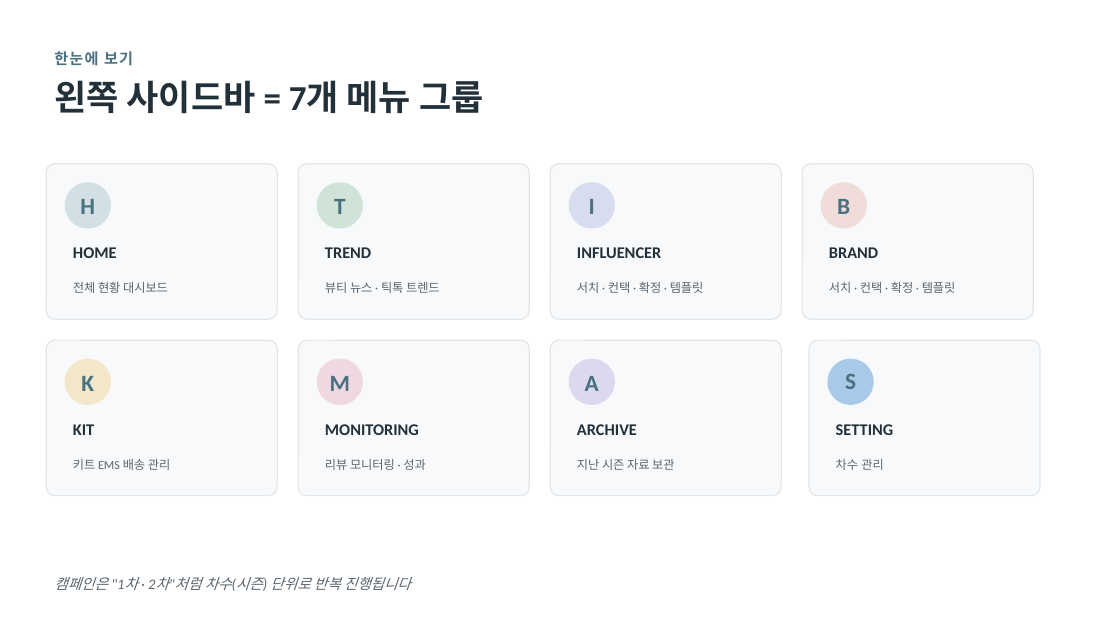
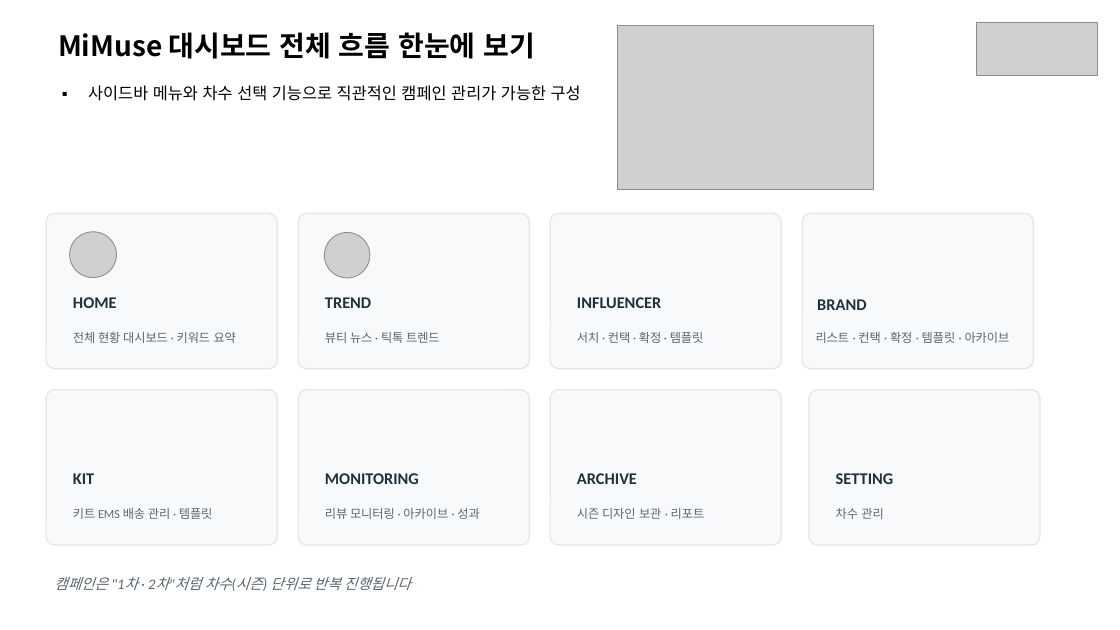
Before and after one commit to kaydeeloka/collab-net, a slide deck: slide 3 of docs/MiMuse_사용자매뉴얼.pptx. Drawn at 1120x630 pixels with LibreOffice and Linux fonts; fonts in the diff are those of the drawing; grey boxes stand for pictures. Boxes give left, top, right and bottom in pixels: in the first picture for what was removed or moved away, otherwise in the second. Text is boxed around its words. In the diff, an @@ line names an element or a change of style, - is before the commit and + after.

Commit message:
feat: add scroll for phase fix bug for setting

```diff
--- a/docs/MiMuse_사용자매뉴얼.pptx
+++ b/docs/MiMuse_사용자매뉴얼.pptx
@@ text "MiMuse 대시보드 전체 흐름 한눈에 ..." at box(58, 32, 535, 59): vertical alignment middle to top @@
@@ picture added at box(618, 25, 874, 190) @@
@@ picture added at box(976, 22, 1097, 75) @@
@@ text at box(58, 32, 535, 59): text changed; size 13 to 24 pt; font Calibri to Noto Sans CJK KR; text colour #4A7180 to #000000 @@
-한눈에 보기
+MiMuse 대시보드 전체 흐름 한눈에 보기
@@ text "사이드바 메뉴와 차수 선택 기능으로 ..." at box(88, 85, 581, 101): vertical alignment middle to top @@
@@ text at box(88, 85, 581, 101): text changed; size 30 to 14 pt; font Calibri to Noto Sans CJK KR; text colour #22303A to #000000; bold off @@
-왼쪽 사이드바 = 7개 메뉴 그룹
+▪ 사이드바 메뉴와 차수 선택 기능으로 직관적인 캠페인 관리가 가능한 구성
@@ ellipse removed at box(65, 182, 111, 229) @@
@@ text removed at box(80, 199, 95, 214) @@
-H
@@ ellipse removed at box(317, 182, 363, 229) @@
@@ text removed at box(334, 199, 346, 214) @@
-T
@@ ellipse removed at box(569, 182, 615, 229) @@
@@ text removed at box(589, 199, 595, 214) @@
-I
@@ ellipse removed at box(821, 182, 867, 229) @@
@@ text removed at box(837, 199, 850, 214) @@
-B
@@ picture added at box(70, 232, 117, 278) @@
@@ picture added at box(324, 233, 370, 278) @@
@@ text "BRAND": place and size @@
-text "BRAND" at box(829, 247, 878, 258)
+text "BRAND" at box(817, 299, 866, 310)
@@ ellipse removed at box(65, 359, 111, 405) @@
@@ text at box(73, 332, 236, 343): text changed @@
-전체 현황 대시보드
+전체 현황 대시보드 · 키워드 요약
@@ ellipse removed at box(317, 359, 363, 405) @@
@@ ellipse removed at box(569, 359, 615, 405) @@
@@ text at box(816, 332, 1010, 343): text changed @@
-서치 · 컨택 · 확정 · 템플릿
+리스트 · 컨택 · 확정 · 템플릿 · 아카이브
@@ ellipse removed at box(828, 359, 874, 405) @@
@@ text removed at box(81, 376, 94, 391) @@
-K
@@ text removed at box(330, 376, 350, 391) @@
-M
@@ text removed at box(585, 376, 599, 391) @@
-A
@@ text removed at box(845, 374, 856, 389) @@
-S
@@ 10 texts, 8 rounded rectangles: place and size @@
-10 texts, 8 rounded rectangles at box(46, 164, 1040, 496)
+10 texts, 8 rounded rectangles at box(46, 213, 1040, 545)
@@ text at box(73, 508, 213, 519): text changed @@
-키트 EMS 배송 관리
+키트 EMS 배송 관리 · 템플릿
@@ text at box(325, 508, 479, 519): text changed @@
-리뷰 모니터링 · 성과
+리뷰 모니터링 · 아카이브 · 성과
@@ text at box(577, 508, 705, 519): text changed @@
-지난 시즌 자료 보관
+시즌 디자인 보관 · 리포트
```
Also in this commit, not shown: 19 other slides changed, 5 slides added, 2 slides removed, 21 other files.
